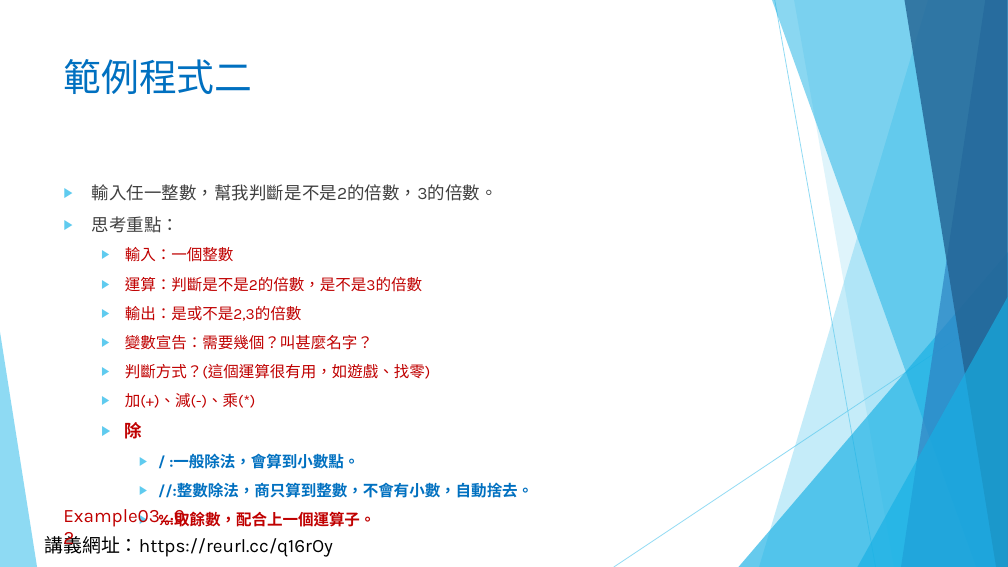
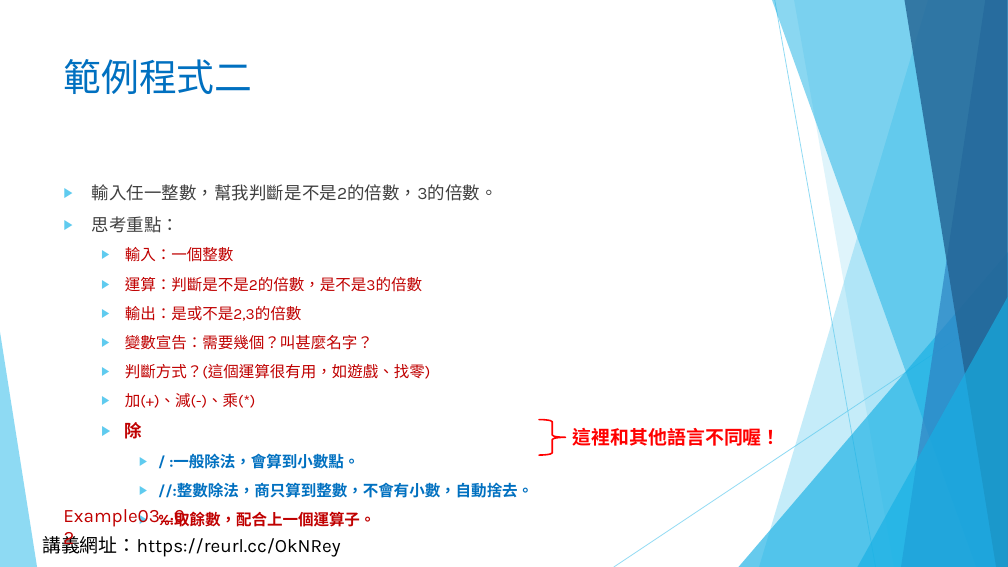
Before and after one commit to liulawsi/My_PPTs, a slide deck: slide 7 of LCC/Python/03_流程控制(分支).pptx. Drawn at 1008x567 pixels with LibreOffice and Linux fonts; fonts in the diff are those of the drawing; background and template pictures are left out. Boxes give left, top, right and bottom in pixels: in the first picture for what was removed or moved away, otherwise in the second. Text is boxed around its words. In the diff, an @@ line names an element or a change of style, - is before the commit and + after.

```diff
--- a/LCC/Python/03_流程控制(分支).pptx
+++ b/LCC/Python/03_流程控制(分支).pptx
@@ right brace added at (x1=539, y1=420, x2=566, y2=455), outline #FF0000 1.5 pt @@
@@ text added at (x1=573, y1=428, x2=781, y2=446), 18 pt, text #FF0000, bold @@
+這裡和其他語言不同喔！
@@ text at (x1=42, y1=532, x2=341, y2=557): text changed @@
-講義網址：https://reurl.cc/q16rOy
+講義網址：https://reurl.cc/OkNRey
```
Also in this commit, not shown: 26 other slides changed, 3 slides added, 6 other files.
